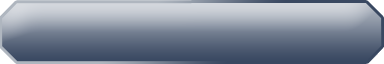
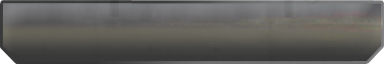
Layers edited between the first and the second 384 × 64 image:
added layer "Layer 1" (21%) above "Shape 2" over 1, 0, 383, 64
painted on "Shape 2" over 2, 3, 382, 61
hid "Background" over 0, 0, 384, 64
